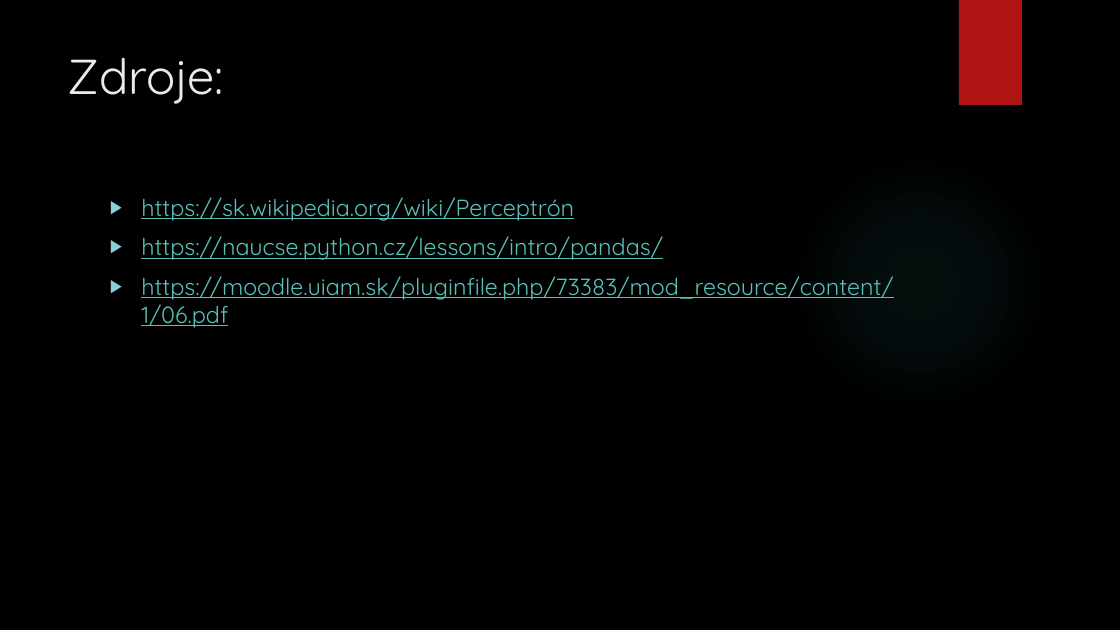
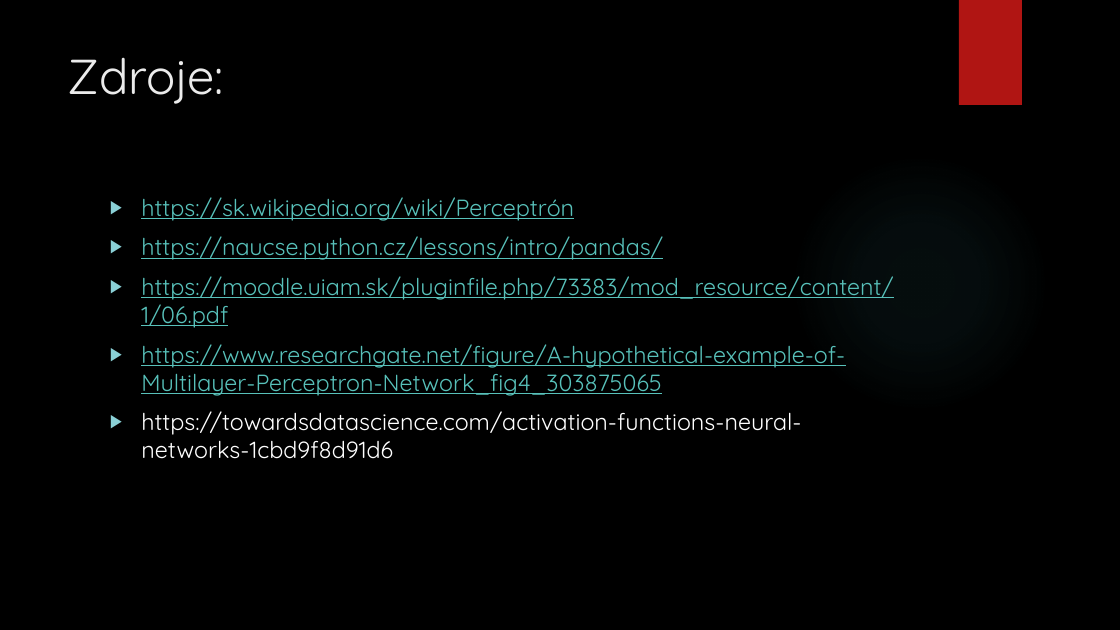
Before and after one commit to georgeob/Centes_NS2020, a slide deck: slide 11 of projekt_Centes.pptx (slide 7 before the commit). Drawn at 1120x630 pixels with LibreOffice and Linux fonts; fonts in the diff are those of the drawing; background and template pictures are left out. Boxes give left, top, right and bottom in pixels: in the first picture for what was removed or moved away, otherwise in the second. Text is boxed around its words. In the diff, an @@ line names an element or a change of style, - is before the commit and + after.

```diff
--- a/projekt_Centes.pptx
+++ b/projekt_Centes.pptx
@@ text at <box>141,344,845,459</box>: paragraphs added @@
+▶ https://www.researchgate.net/figure/A-hypothetical-example-of-Multilayer-Perceptron-Network_fig4_303875065
+▶ https://towardsdatascience.com/activation-functions-neural-networks-1cbd9f8d91d6
```
Also in this commit, not shown: 3 other slides changed, 6 slides added, 2 slides removed.
